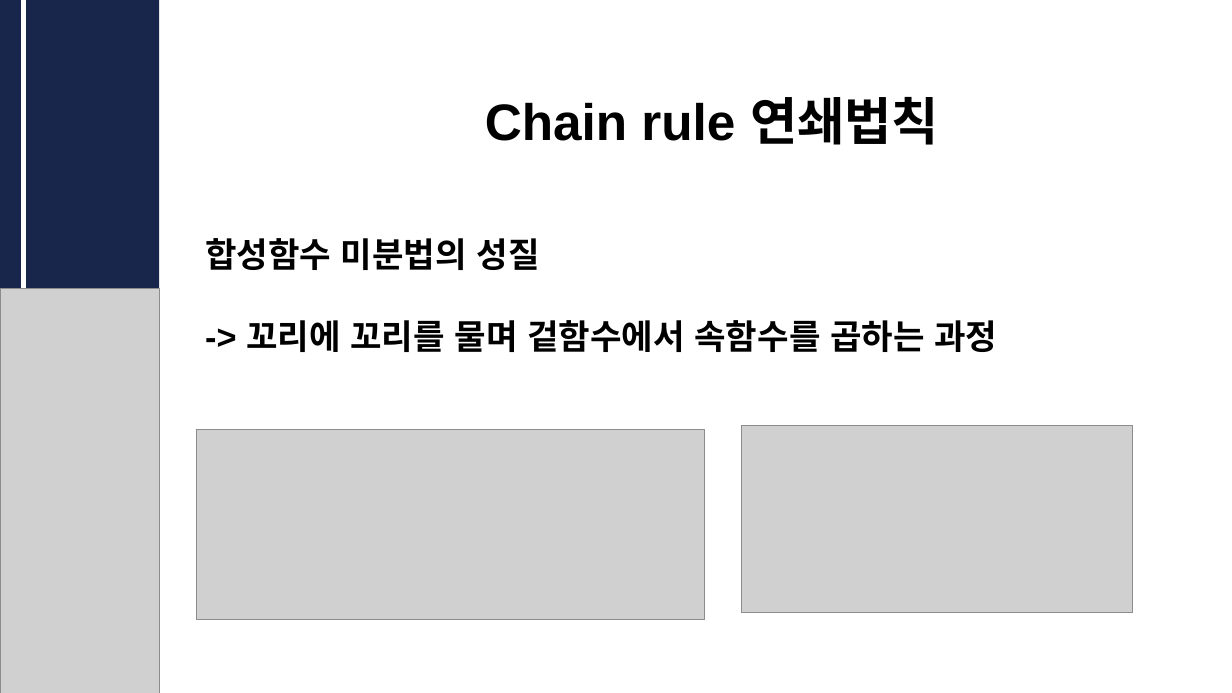
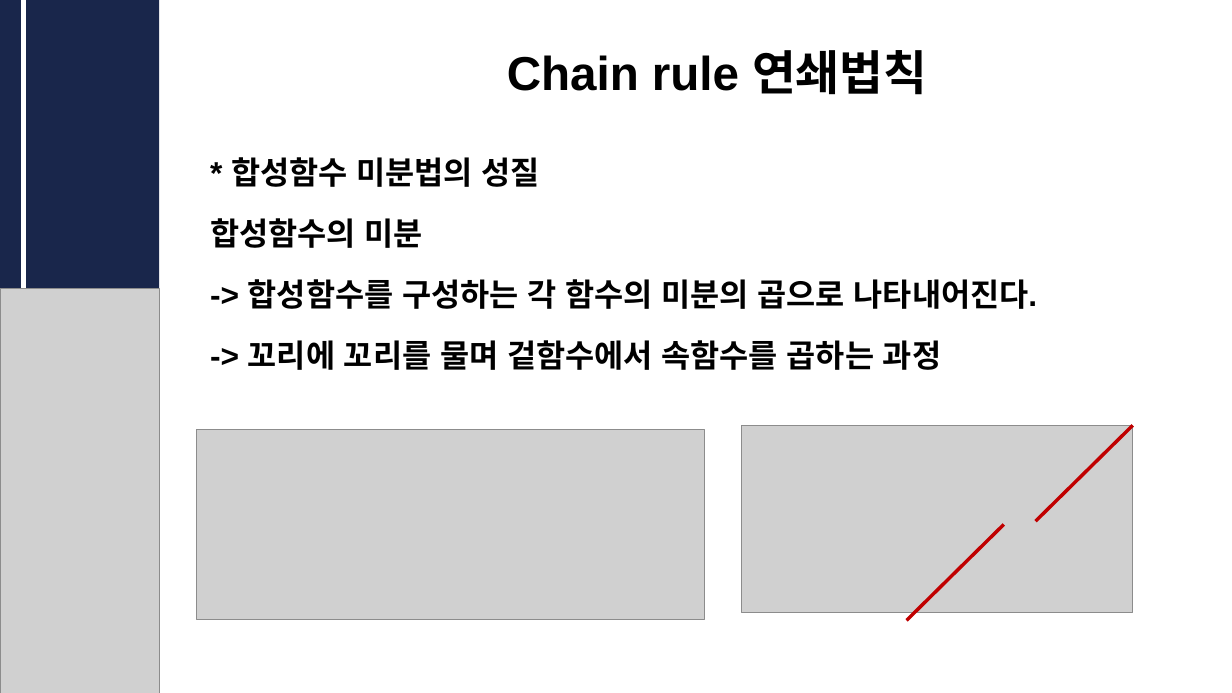
Before and after one commit to CUAI-CAU/2023-1_Study_DLfromScratch1, a slide deck: slide 12 of 발표자료/CUAI_딥러닝__0523.pptx (slide 11 before the commit). Drawn at 1232x693 pixels with LibreOffice and Linux fonts; fonts in the diff are those of the drawing; grey boxes stand for pictures; background and template pictures are left out. Boxes give left, top, right and bottom in pixels: in the first picture for what was removed or moved away, otherwise in the second. Text is boxed around its words. In the diff, an @@ line names an element or a change of style, - is before the commit and + after.

```diff
--- a/발표자료/CUAI_딥러닝__0523.pptx
+++ b/발표자료/CUAI_딥러닝__0523.pptx
@@ text "Chain rule 연쇄법칙": place and size @@
-text "Chain rule 연쇄법칙" at <box>205,97,997,352</box>
+text "Chain rule 연쇄법칙" at <box>210,50,1037,370</box>
@@ text at <box>248,50,941,370</box>: size 30 to 27.8 pt in "Chain rule 연쇄법칙"; size 20 to 18.5 pt in "-> 꼬리에 꼬리를 물며 겉함수에서 속함수를 곱하는 ..."; line spacing 1 to 0.8 @@
@@ text at <box>210,157,1037,309</box>: text changed; size 20 to 18.5 pt @@
-합성함수 미분법의 성질
+* 합성함수 미분법의 성질
+합성함수의 미분
+-> 합성함수를 구성하는 각 함수의 미분의 곱으로 나타내어진다.
@@ line added from (1132, 425) to (1036, 521), #C00000 2 pt @@
@@ line added from (1004, 525) to (907, 621), #C00000 2 pt @@
```
Also in this commit, not shown: 6 other slides changed, 2 slides added.
